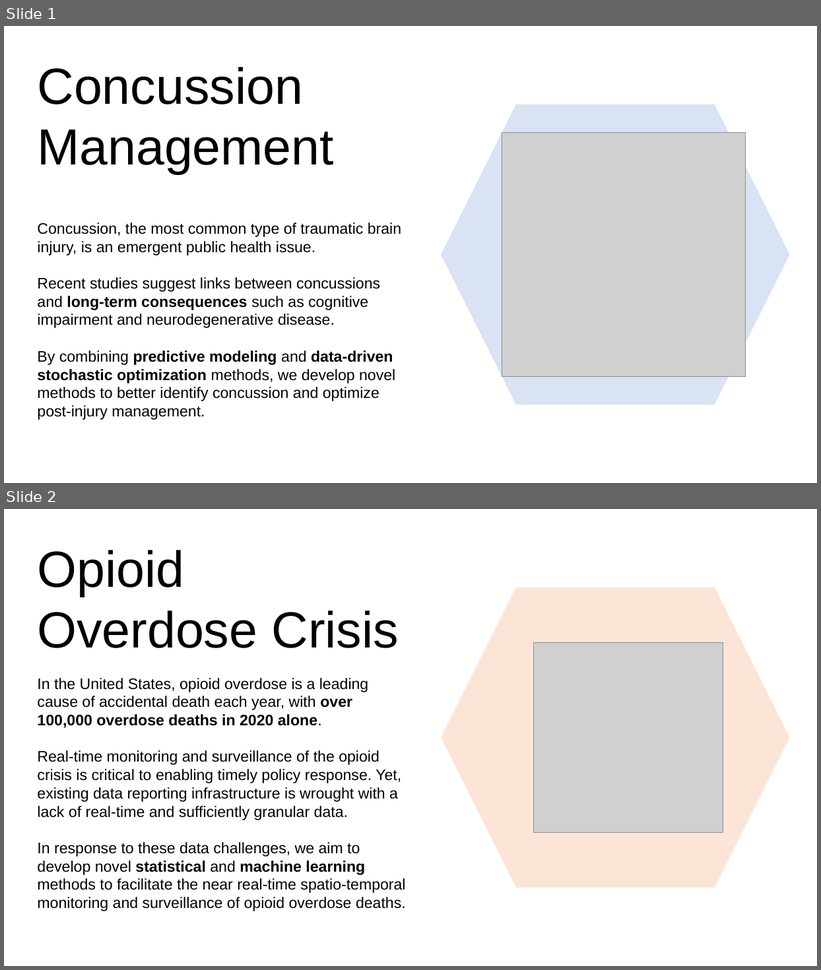
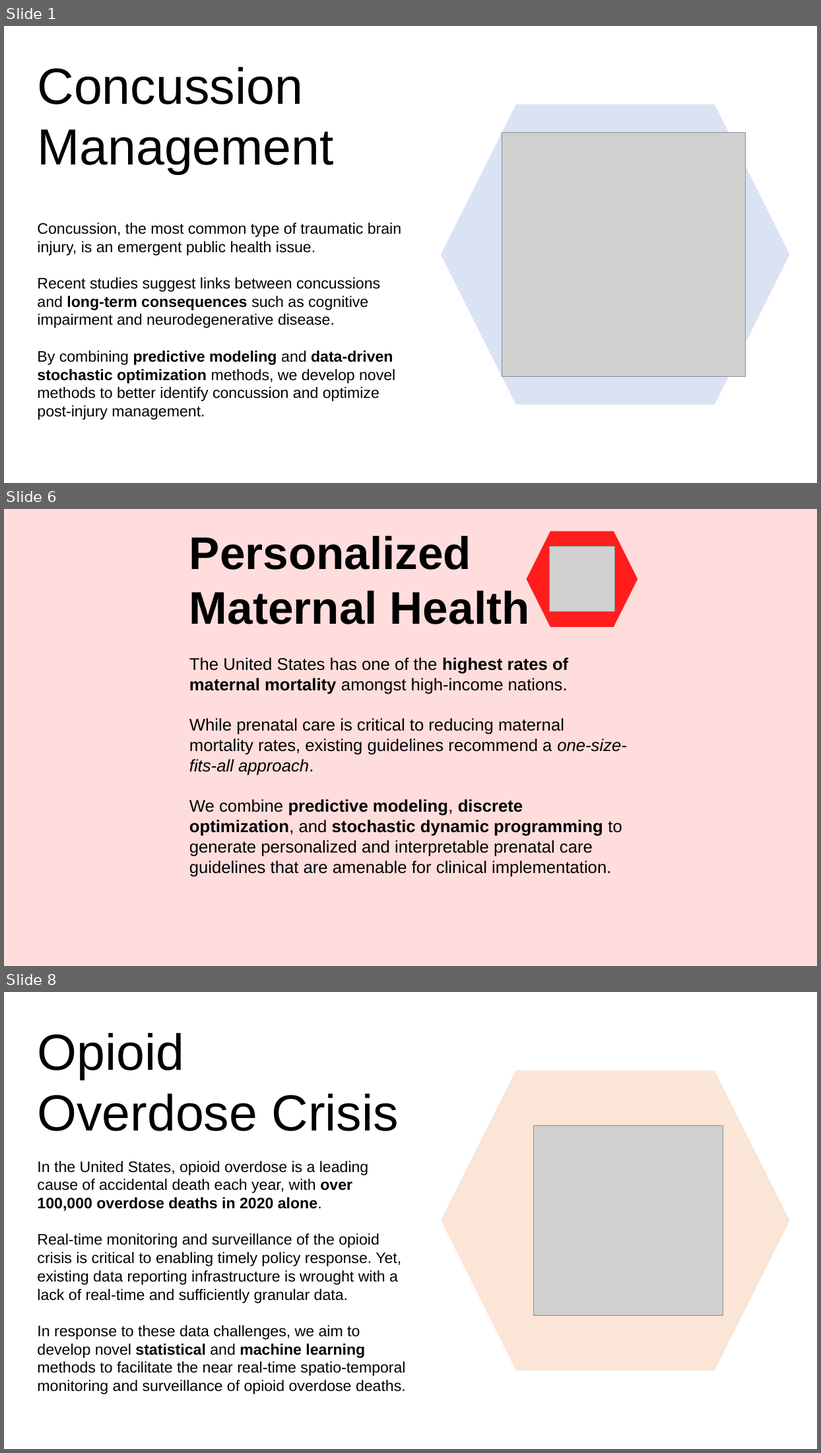
Before and after one commit to giangabrielgarcia/giangabrielgarcia.github.io, a slide deck: images/Figures.pptx. Shown one above the other, each under a label of ours: slides 1 and 2 before the commit, slides 1, 6 and 8 after it; the slides between them are not shown. The pictures are 821x970 and 821x1453 pixels, drawn with LibreOffice and Linux fonts; fonts in the diff are those of the drawing; grey boxes stand for pictures. Boxes give left, top, right and bottom in pixels: in the first picture for what was removed or moved away, otherwise in the second. Text is boxed around its words. In the diff, an @@ line names an element or a change of style, - is before the commit and + after.

```diff
--- a/images/Figures.pptx
+++ b/images/Figures.pptx
@@ slide 6 added at (4,509,817,966), background #FFDDDD @@
@@ group added at (189,531,638,877): 2 texts, 1 hexagon, 1 picture @@
+Personalized Maternal Health
+The United States has one of the highest rates of maternal mortality amongst high-income nations.
+While prenatal care is critical to reducing maternal mortality rates, existing guidelines recommend a one-size-fits-all approach.
+We combine predictive modeling, discrete optimization, and stochastic dynamic programming to generate personalized and interpretable prenatal care guidelines that are amenable for clinical implementation.
@@ what was slide 2 is now slide 8 @@
```
Also in this commit, not shown: 1 slide changed, 4 other slides added, 9 other files.
